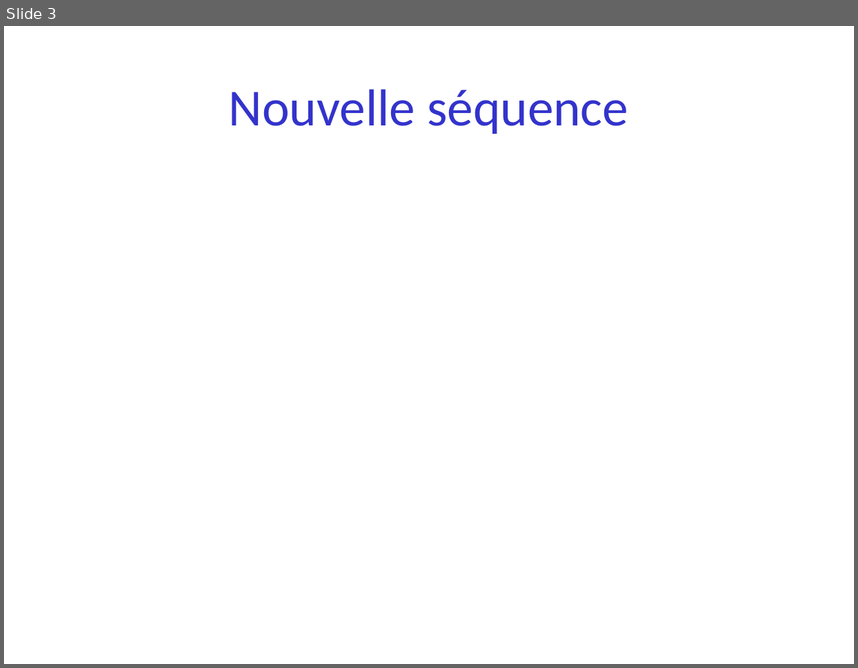
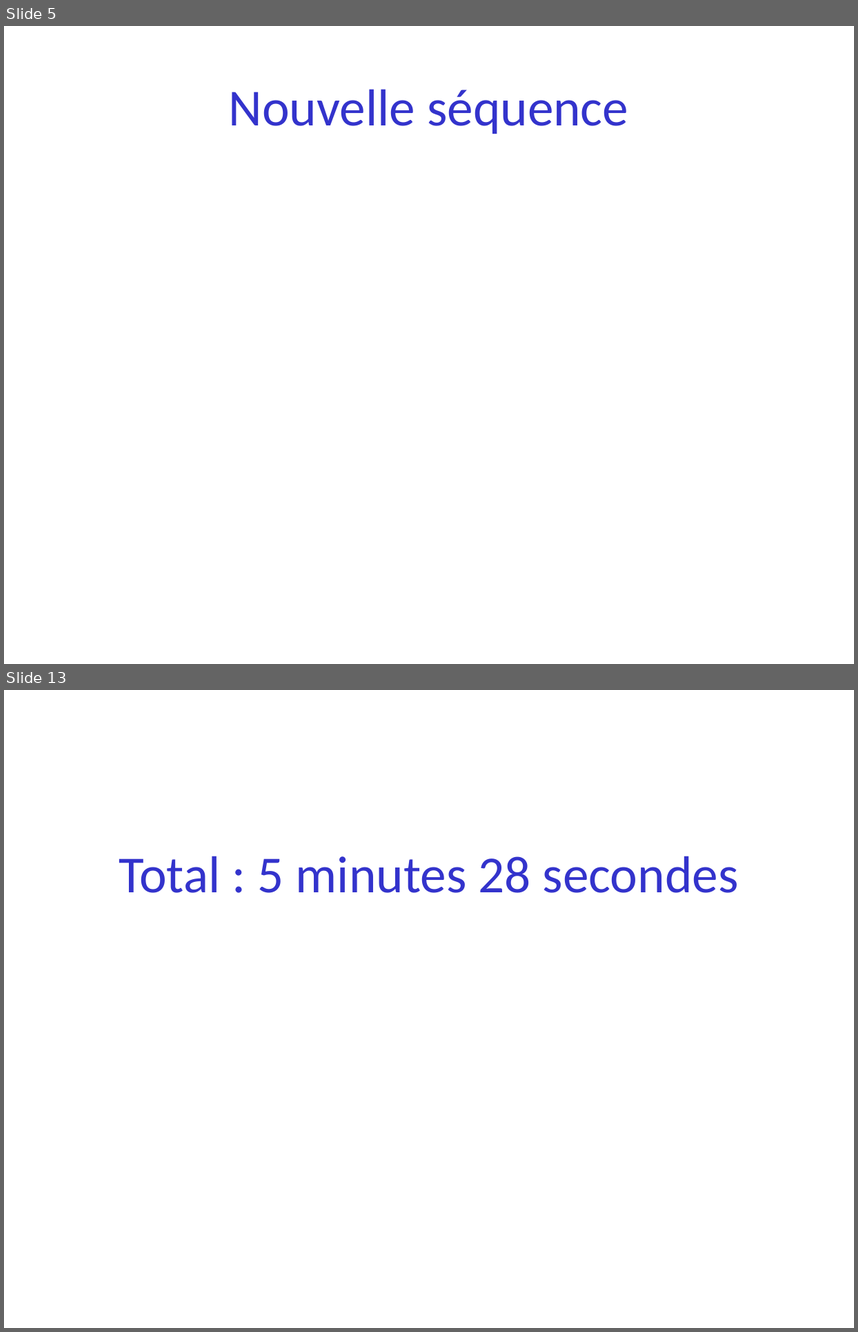
Before and after one commit to parmentelat/flotpython-archive, a slide deck: semaine2/semaine2-0.pptx. Shown one above the other, each under a label of ours: slide 3 before the commit, slides 5 and 13 after it; the slides between them are not shown. The pictures are 858x668 and 858x1332 pixels, drawn with LibreOffice and Linux fonts; fonts in the diff are those of the drawing. Boxes give left, top, right and bottom in pixels: in the first picture for what was removed or moved away, otherwise in the second. Text is boxed around its words. In the diff, an @@ line names an element or a change of style, - is before the commit and + after.

```diff
--- a/semaine2/semaine2-0.pptx
+++ b/semaine2/semaine2-0.pptx
@@ slide 13 added at (4,690,854,1328), background #FFFFFF @@
@@ title added at (119,856,739,893), 44 pt, text #3333CC @@
+Total : 5 minutes 28 secondes
@@ what was slide 3 is now slide 5 @@
```
Also in this commit, not shown: 7 slides changed, 4 other slides added, 1 slide removed, 3 other files.
